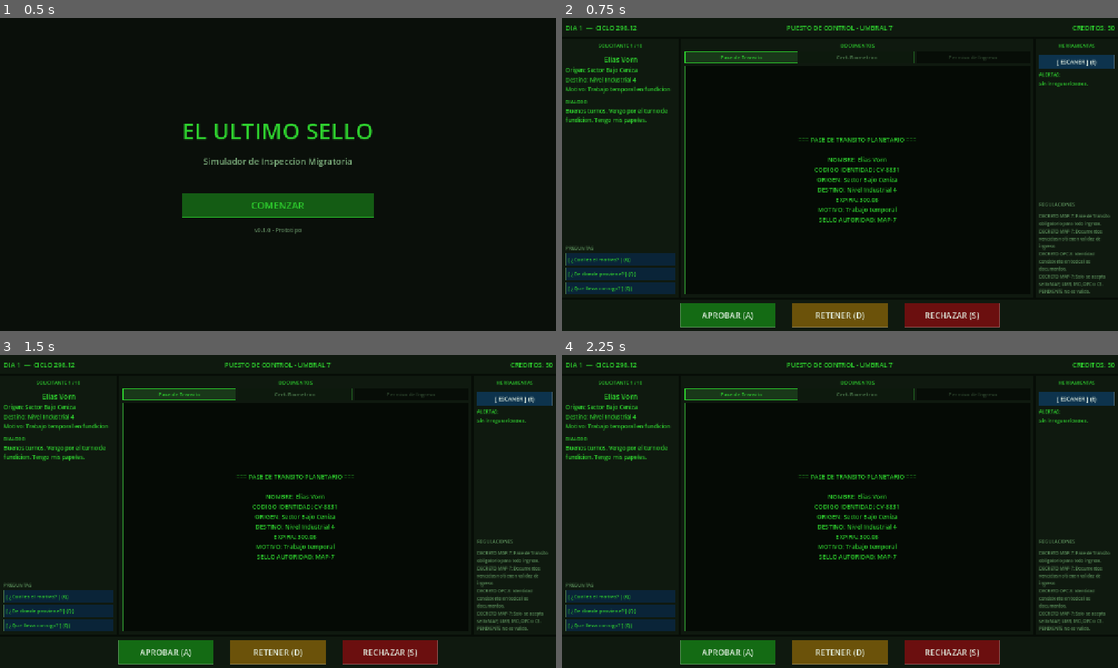
Above: before the commit, frames 1-4 (two rows, left to right).
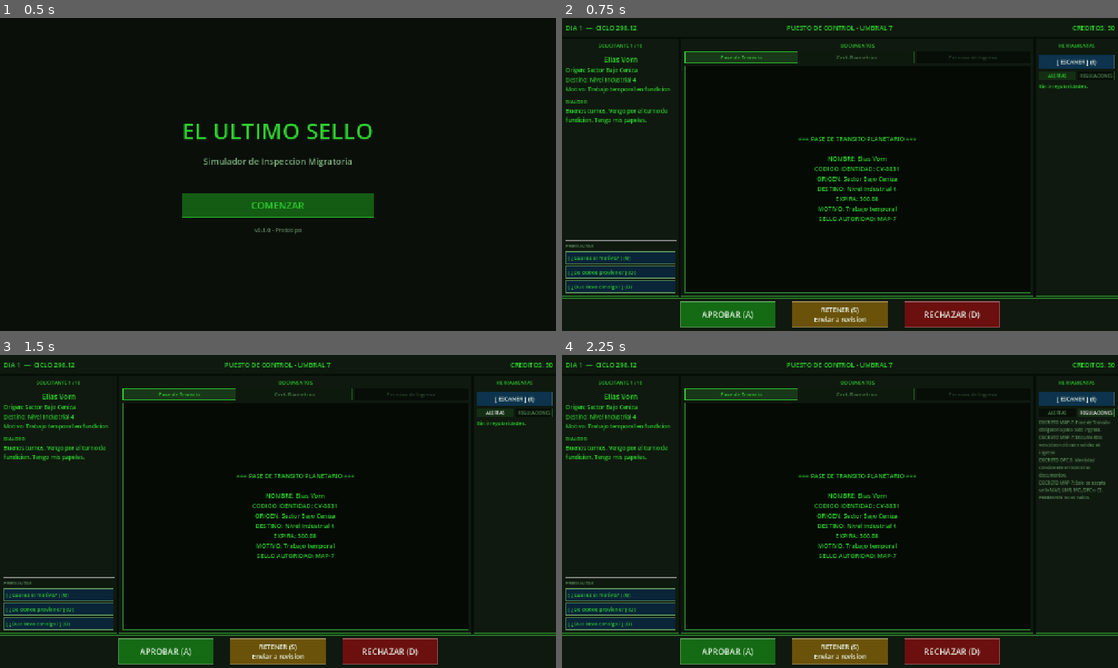
Above: after the commit, the same moments.

Repository: ingenriqueparra-hub/el-ultimo-sello
Game: Godot game, scene res://scenes/main/Main.tscn
Two runs of this game, one before a commit and one after it. Both use one fixed random seed, a clock stepped at 60 frames per second and the inputs below.
Inputs (mouse positions are in pixels of both pictures, inside the frame that each line leads up to):
- Up to frame 1 (0.5 s): no input
- Up to frame 2 (0.75 s): click "COMENZAR" at 0.5 s
- Up to frame 3 (1.5 s): click (494, 411) at 1.25 s, where only the run after the commit has a clickable "ALERTAS"
- Up to frame 4 (2.25 s): click (1095, 411) at 2 s, where only the run after the commit has a clickable "REGULACIONES"

Frame 1 is identical in both runs. In frame 2, 5.6% of the frame differs, in the area x 0-100%, y 17-98%; in frame 3, 5.6%; in frame 4, 6.4%.

Commit message:
UI: tabs Alertas/Regulaciones, teclas S/D, boton RETENER mejorado
- ToolsPanel dividido en dos tabs (ALERTAS activo por defecto,
  REGULACIONES) para evitar deformacion del panel con ambos contenidos
  visibles simultaneamente
- Teclas de decision: S -> RETENER, D -> RECHAZAR (intercambio)
- Boton RETENER: texto de dos lineas con subtitulo "Enviar a revision",
  tooltip descriptivo, font_size 15 para ajuste visual
- Panel debug: opcion correcta marcada con [X] en seccion VERDAD OCULTA

Co-Authored-By: Claude Sonnet 4.6 <noreply@anthropic.com>

Diff:
--- a/game/scenes/main/ControlDesk.tscn
+++ b/game/scenes/main/ControlDesk.tscn
@@ -178,18 +178,37 @@
 theme_override_font_sizes/font_size = 13
 text = "[ ESCANER ]"
 
-[node name="AlertsLabel" type="Label" parent="VBox/MainArea/ToolsPanel/ToolsVBox" unique_id=807277283]
-layout_mode = 2
-theme_override_font_sizes/font_size = 11
-text = "ALERTAS:"
-
-[node name="AlertsList" type="Label" parent="VBox/MainArea/ToolsPanel/ToolsVBox" unique_id=831745659]
+[node name="ToolsTabHBox" type="HBoxContainer" parent="VBox/MainArea/ToolsPanel/ToolsVBox"]
+layout_mode = 2
+
+[node name="TabAlertas" type="Button" parent="VBox/MainArea/ToolsPanel/ToolsVBox/ToolsTabHBox"]
+layout_mode = 2
+size_flags_horizontal = 3
+theme_override_font_sizes/font_size = 10
+text = "ALERTAS"
+
+[node name="TabRegs" type="Button" parent="VBox/MainArea/ToolsPanel/ToolsVBox/ToolsTabHBox"]
+layout_mode = 2
+size_flags_horizontal = 3
+theme_override_font_sizes/font_size = 10
+text = "REGULACIONES"
+
+[node name="AlertsContainer" type="VBoxContainer" parent="VBox/MainArea/ToolsPanel/ToolsVBox"]
+layout_mode = 2
+size_flags_vertical = 3
+
+[node name="AlertsList" type="Label" parent="VBox/MainArea/ToolsPanel/ToolsVBox/AlertsContainer" unique_id=831745659]
 layout_mode = 2
 size_flags_vertical = 3
 theme_override_font_sizes/font_size = 12
 text = "--- Sin alertas ---"
 autowrap_mode = 3
 
+[node name="RegsContainer" type="VBoxContainer" parent="VBox/MainArea/ToolsPanel/ToolsVBox"]
+layout_mode = 2
+size_flags_vertical = 3
+visible = false
+
 [node name="DecisionBar" type="PanelContainer" parent="VBox" unique_id=119294482]
 custom_minimum_size = Vector2(0, 72)
 layout_mode = 2
--- a/game/scripts/ui/ControlDesk.gd
+++ b/game/scripts/ui/ControlDesk.gd
@@ -24,7 +24,11 @@
 @onready var applicant_purpose: Label = $VBox/MainArea/ApplicantPanel/ApplicantVBox/ApplicantPurpose
 @onready var dialogue_text: Label = $VBox/MainArea/ApplicantPanel/ApplicantVBox/DialogueText
 @onready var doc_content: Label = $VBox/MainArea/DocumentArea/DocumentVBox/DocumentView/DocContent
-@onready var alerts_list: Label = $VBox/MainArea/ToolsPanel/ToolsVBox/AlertsList
+@onready var alerts_list: Label = $VBox/MainArea/ToolsPanel/ToolsVBox/AlertsContainer/AlertsList
+@onready var _tab_alertas: Button = $VBox/MainArea/ToolsPanel/ToolsVBox/ToolsTabHBox/TabAlertas
+@onready var _tab_regs: Button = $VBox/MainArea/ToolsPanel/ToolsVBox/ToolsTabHBox/TabRegs
+@onready var _alerts_container: VBoxContainer = $VBox/MainArea/ToolsPanel/ToolsVBox/AlertsContainer
+@onready var _regs_container: VBoxContainer = $VBox/MainArea/ToolsPanel/ToolsVBox/RegsContainer
 @onready var approve_btn: Button = $VBox/DecisionBar/DecisionHBox/ApproveButton
 @onready var hold_btn: Button = $VBox/DecisionBar/DecisionHBox/HoldButton
 @onready var reject_btn: Button = $VBox/DecisionBar/DecisionHBox/RejectButton
@@ -57,9 +61,12 @@
 
 func _ready() -> void:
 	_apply_theme()
+	_setup_tools_tabs()
 	approve_btn.text = "APROBAR (A)"
-	reject_btn.text  = "RECHAZAR (S)"
-	hold_btn.text    = "RETENER (D)"
+	reject_btn.text  = "RECHAZAR (D)"
+	hold_btn.text    = "RETENER (S)\nEnviar a revision"
+	hold_btn.tooltip_text = "Usar cuando el expediente requiera verificacion adicional, custodia temporal o revision superior."
+	hold_btn.add_theme_font_size_override("font_size", 15)
 	_connect_signals()
 	current_day = ControlDesk.day_to_load
 	_update_status_bar()
@@ -220,9 +227,9 @@
 		KEY_A:
 			if not approve_btn.disabled: _on_approve_pressed()
 		KEY_S:
+			if not hold_btn.disabled:    _on_hold_pressed()
+		KEY_D:
 			if not reject_btn.disabled:  _on_reject_pressed()
-		KEY_D:
-			if not hold_btn.disabled:    _on_hold_pressed()
 		KEY_E:
 			if not scanner_btn.disabled: _on_scanner_pressed()
 		KEY_Q:
@@ -603,7 +610,10 @@
 	lines.append("TIPO:     " + applicant.get("type", "No disponible"))
 	lines.append("")
 	lines.append("--- VERDAD OCULTA ---")
-	lines.append("Decisión: " + truth.get("correct_decision", "No disponible").to_upper())
+	var correct_dec: String = truth.get("correct_decision", "")
+	lines.append("  [ %s ] APROBAR"  % ("X" if correct_dec == "approve" else " "))
+	lines.append("  [ %s ] RETENER"  % ("X" if correct_dec == "hold"    else " "))
+	lines.append("  [ %s ] RECHAZAR" % ("X" if correct_dec == "reject"  else " "))
 	lines.append("Riesgo:   " + truth.get("risk_level", "No disponible").to_upper())
 	lines.append("Notas:    " + truth.get("notes", "No disponible"))
 	lines.append("")
@@ -656,17 +666,28 @@
 
 	_debug_label.text = "\n".join(lines)
 
+func _setup_tools_tabs() -> void:
+	_show_tools_tab("alertas")
+	_tab_alertas.pressed.connect(func(): _show_tools_tab("alertas"))
+	_tab_regs.pressed.connect(func():    _show_tools_tab("regs"))
+
+func _show_tools_tab(tab: String) -> void:
+	_alerts_container.visible = (tab == "alertas")
+	_regs_container.visible   = (tab == "regs")
+	_style_tools_tab_active(_tab_alertas, tab == "alertas")
+	_style_tools_tab_active(_tab_regs,    tab == "regs")
+
+func _style_tools_tab_active(btn: Button, active: bool) -> void:
+	var s := StyleBoxFlat.new()
+	s.bg_color    = Color(0.08, 0.18, 0.08, 1) if active else Color(0.03, 0.06, 0.03, 1)
+	s.border_color = COLOR_TEXT if active else COLOR_BORDER
+	s.set_border_width_all(1)
+	s.set_content_margin_all(4)
+	btn.add_theme_stylebox_override("normal", s)
+	btn.add_theme_stylebox_override("hover",  s)
+	btn.add_theme_color_override("font_color", COLOR_TEXT if active else COLOR_TEXT_DIM)
+
 func _build_regulations_section() -> void:
-	tools_vbox.add_child(HSeparator.new())
-
-	var title := Label.new()
-	title.text = "REGULACIONES"
-	title.add_theme_font_size_override("font_size", 11)
-	title.add_theme_color_override("font_color", COLOR_TEXT_DIM)
-	tools_vbox.add_child(title)
-
-	tools_vbox.add_child(HSeparator.new())
-
 	for rule in rules:
 		var display: String = rule.get("display_text", rule.get("description", ""))
 		if display == "":
@@ -676,7 +697,7 @@
 		lbl.autowrap_mode = TextServer.AUTOWRAP_WORD_SMART
 		lbl.add_theme_font_size_override("font_size", 10)
 		lbl.add_theme_color_override("font_color", COLOR_TEXT_DIM)
-		tools_vbox.add_child(lbl)
+		_regs_container.add_child(lbl)
 
 func _style_tab_buttons() -> void:
 	for tab in [tab1, tab2, tab3]:
